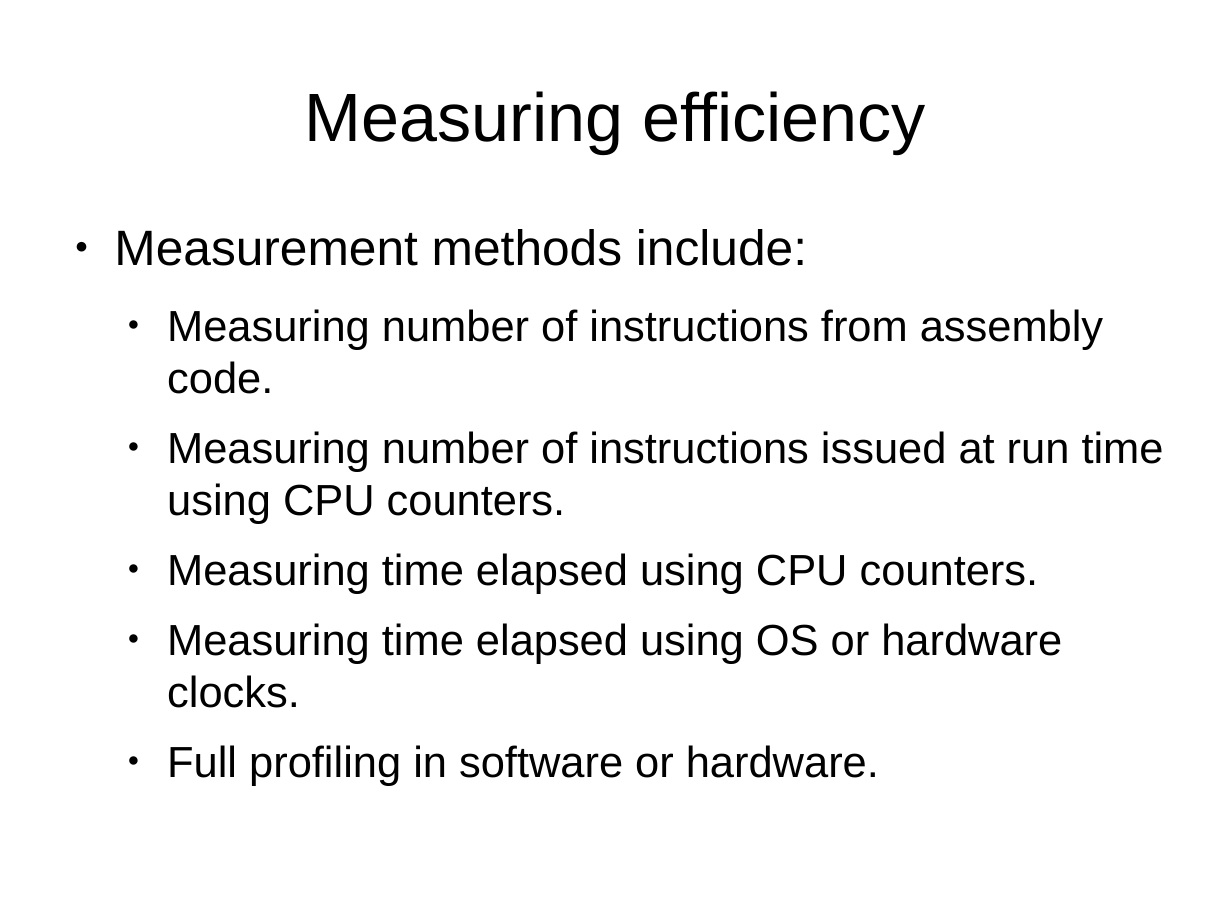
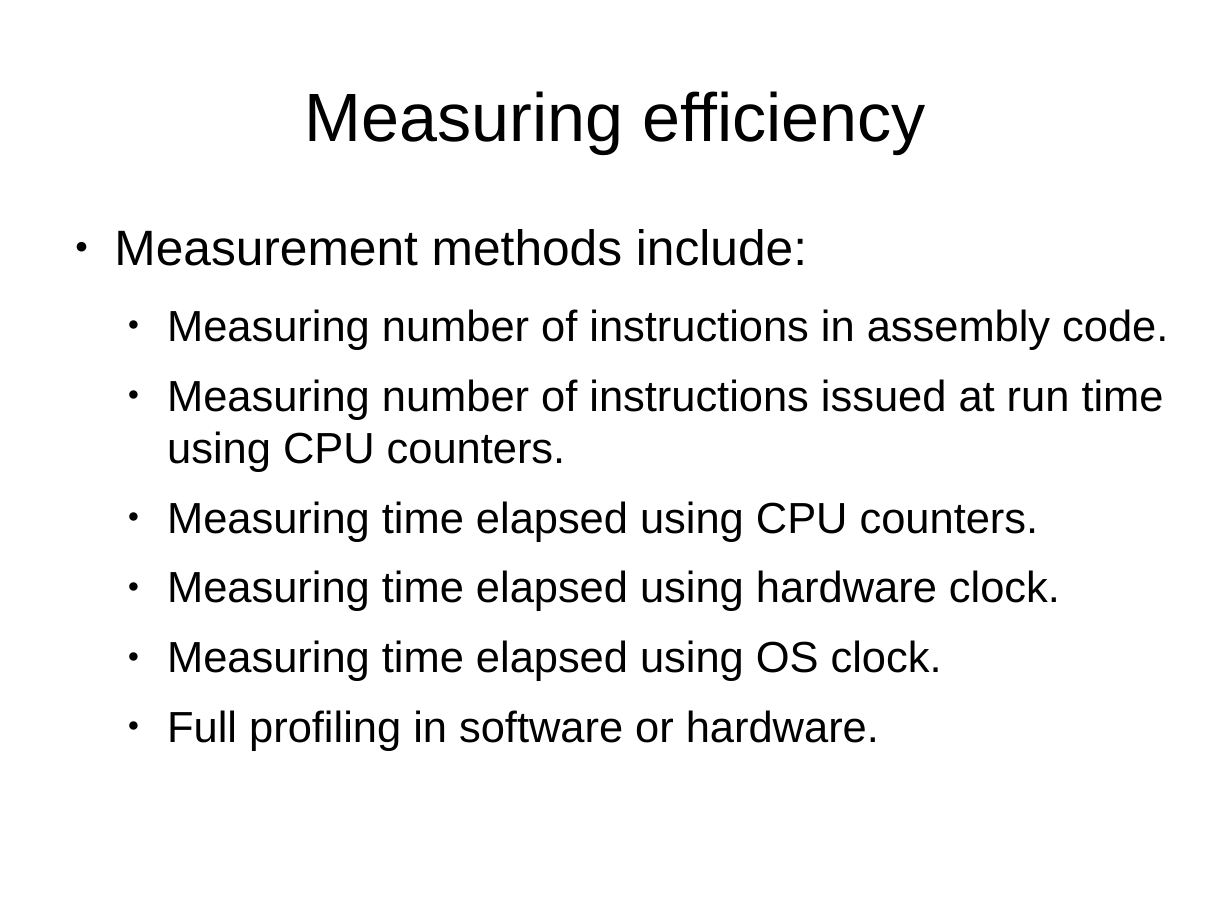
Before and after one commit to veltzer/demos, a slide deck: slide 18 of cpp/multi_core/effective_cplusplus.odp (slide 16 before the commit). Drawn at 1232x924 pixels with LibreOffice and Linux fonts; fonts in the diff are those of the drawing. Boxes give left, top, right and bottom in pixels: in the first picture for what was removed or moved away, otherwise in the second. Text is boxed around its words. In the diff, an @@ line names an element or a change of style, - is before the commit and + after.

```diff
--- a/cpp/multi_core/effective_cplusplus.odp
+++ b/cpp/multi_core/effective_cplusplus.odp
@@ text at box(167, 309, 1168, 350): text changed @@
-  ● Measuring number of instructions from assembly code.
+  ● Measuring number of instructions in assembly code.
@@ text at box(167, 570, 1060, 681): text changed @@
-  ● Measuring time elapsed using OS or hardware clocks.
+  ● Measuring time elapsed using hardware clock.
+  ● Measuring time elapsed using OS clock.
```
Also in this commit, not shown: 6 other slides changed, 31 slides added, 3 other files.
